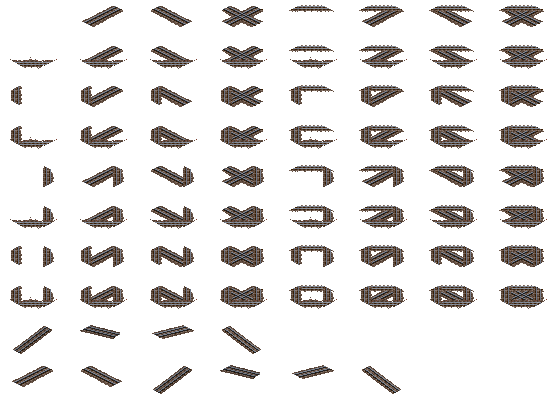
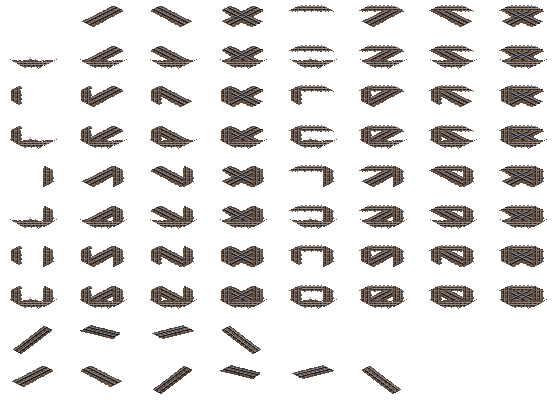
Comparing the layer stacks of the two w=559, h=400 images. Changes:
painted on "b_parts_1067_jp_conc_blst_column" (1st of 8, in "Group 1") over [502, 89, 543, 296]
painted on "b_parts_1067_jp_conc_blst_column" (2nd of 8, in "Group 1") over [432, 89, 473, 296]
painted on "b_parts_1067_jp_conc_blst_column" (3rd of 8, in "Group 1") over [362, 89, 403, 296]
painted on "b_parts_1067_jp_conc_blst_column" (4th of 8, in "Group 1") over [292, 89, 333, 296]
painted on "b_parts_1067_jp_conc_blst_column" (5th of 8, in "Group 1") over [222, 89, 263, 296]
painted on "b_parts_1067_jp_conc_blst_column" (6th of 8, in "Group 1") over [152, 89, 193, 296]
painted on "b_parts_1067_jp_conc_blst_column" (7th of 8, in "Group 1") over [82, 89, 123, 296]
painted on "b_parts_1067_jp_conc_blst_column" (8th of 8, in "Group 1") over [12, 89, 53, 296]
